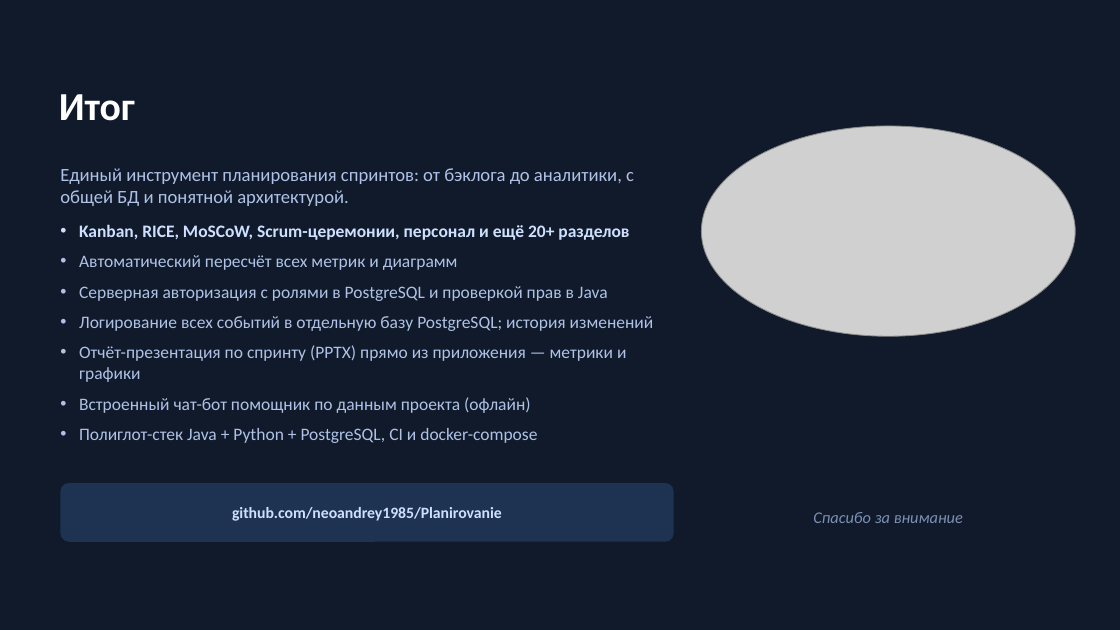
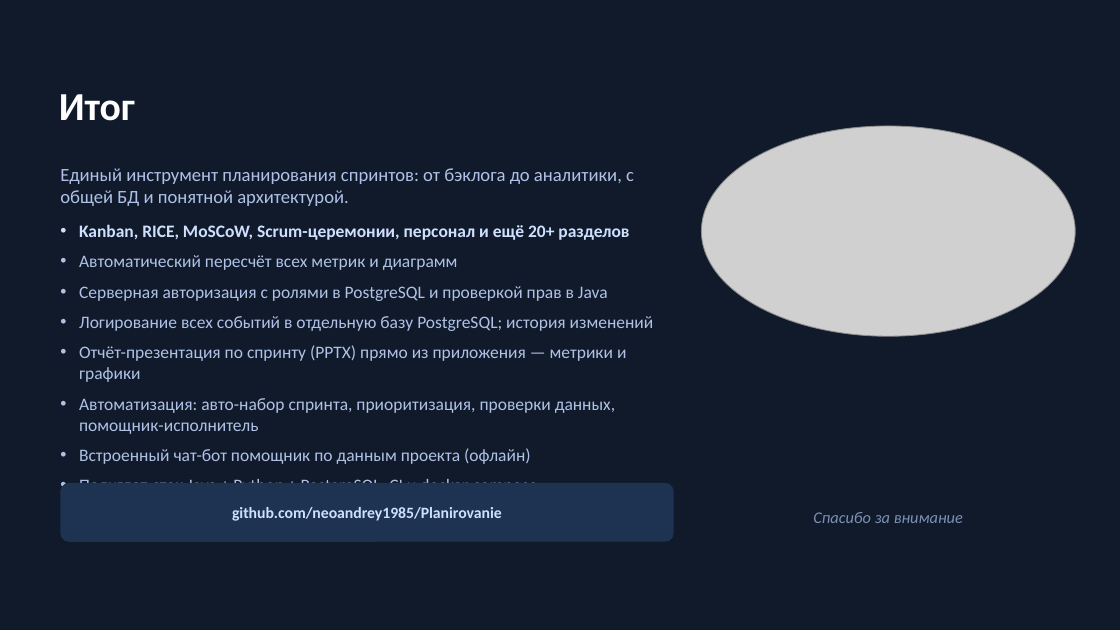
Before and after one commit to neoandrey1985/Planirovanie, a slide deck: slide 30 of Презентация_приложения.pptx (slide 29 before the commit). Drawn at 1120x630 pixels with LibreOffice and Linux fonts; fonts in the diff are those of the drawing; grey boxes stand for pictures. Boxes give left, top, right and bottom in pixels: in the first picture for what was removed or moved away, otherwise in the second. Text is boxed around its words. In the diff, an @@ line names an element or a change of style, - is before the commit and + after.

```diff
--- a/Презентация_приложения.pptx
+++ b/Презентация_приложения.pptx
@@ text at <box>79,398,615,434</box>: paragraph added @@
+• Автоматизация: авто-набор спринта, приоритизация, проверки данных, помощник-исполнитель
```
Also in this commit, not shown: 1 other slide changed, 1 slide added, 6 other files.
